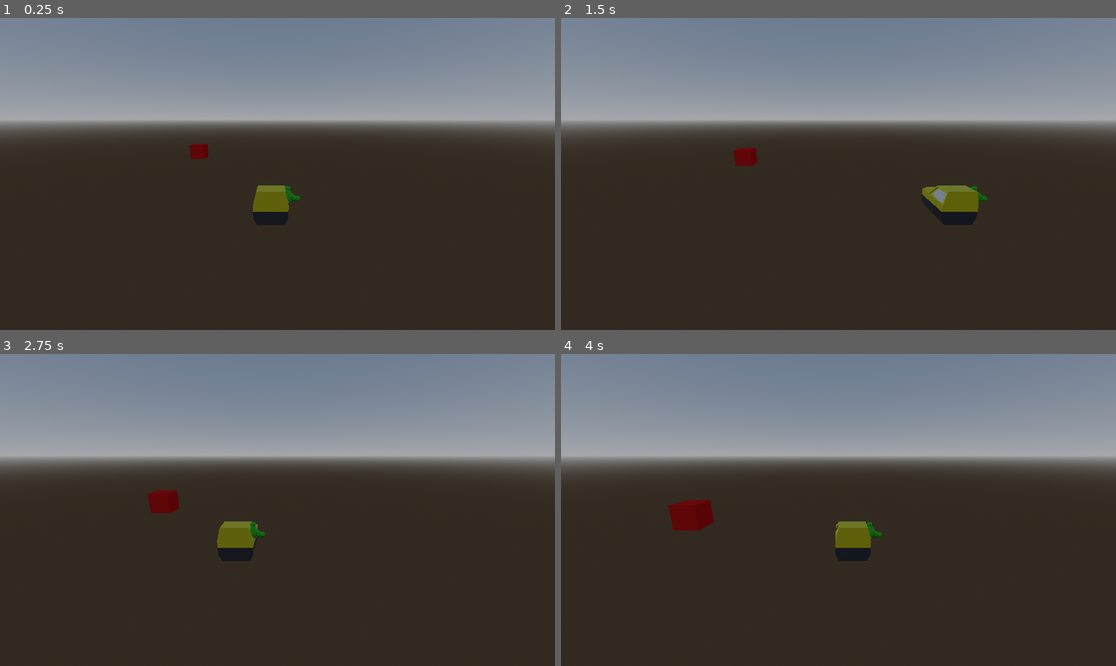
Above: before the commit, frames 1-4 (two rows, left to right).
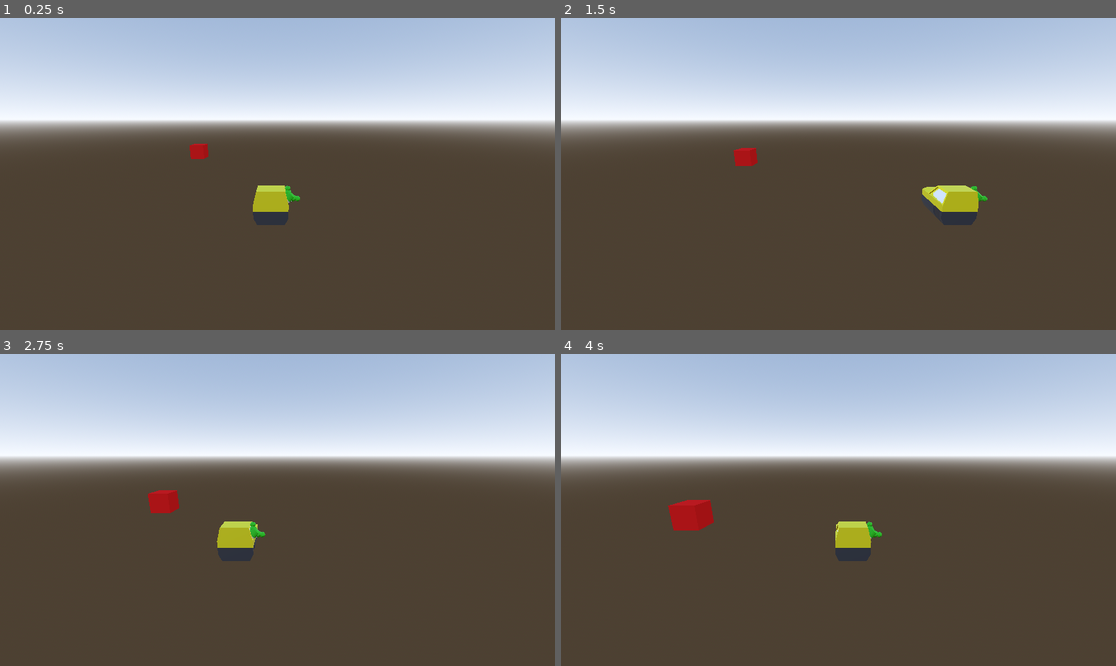
Above: after the commit, the same moments.

Repository: the-g-force/ClownTown
Game: Godot game, scene res://world.tscn
Same seed, same stepped clock (60 frames per second), same inputs: the game is played once before the commit and once after it.
Inputs:
- Up to frame 1 (0.25 s): no input
- Up to frame 2 (1.5 s): tap Enter at 0.5 s; hold D (move_right) 0.53-1.28 s; hold A (move_left) from 1.28 s (still down)
- Up to frame 3 (2.75 s): release A (move_left) at 2.03 s; hold D (move_right) from 2.03 s (still down)
- Up to frame 4 (4 s): release D (move_right) at 3.53 s; hold A (move_left) from 3.53 s (still down)

The runs differ from the first frame. In frame 1, 100% of the frame differs, in the area x 0-100%, y 0-100%; in frame 2, 100%; in frame 3, 100%; in frame 4, 100%.

Commit message:
Increase light intesity

Diff:
--- a/project/world.tscn
+++ b/project/world.tscn
@@ -18,8 +18,8 @@
 
 [sub_resource type="Environment" id="Environment_dhw07"]
 background_mode = 2
+background_energy_multiplier = 1.5
 sky = SubResource("Sky_nd37x")
-ambient_light_energy = 2.0
 
 [node name="World" type="Node3D"]
 
